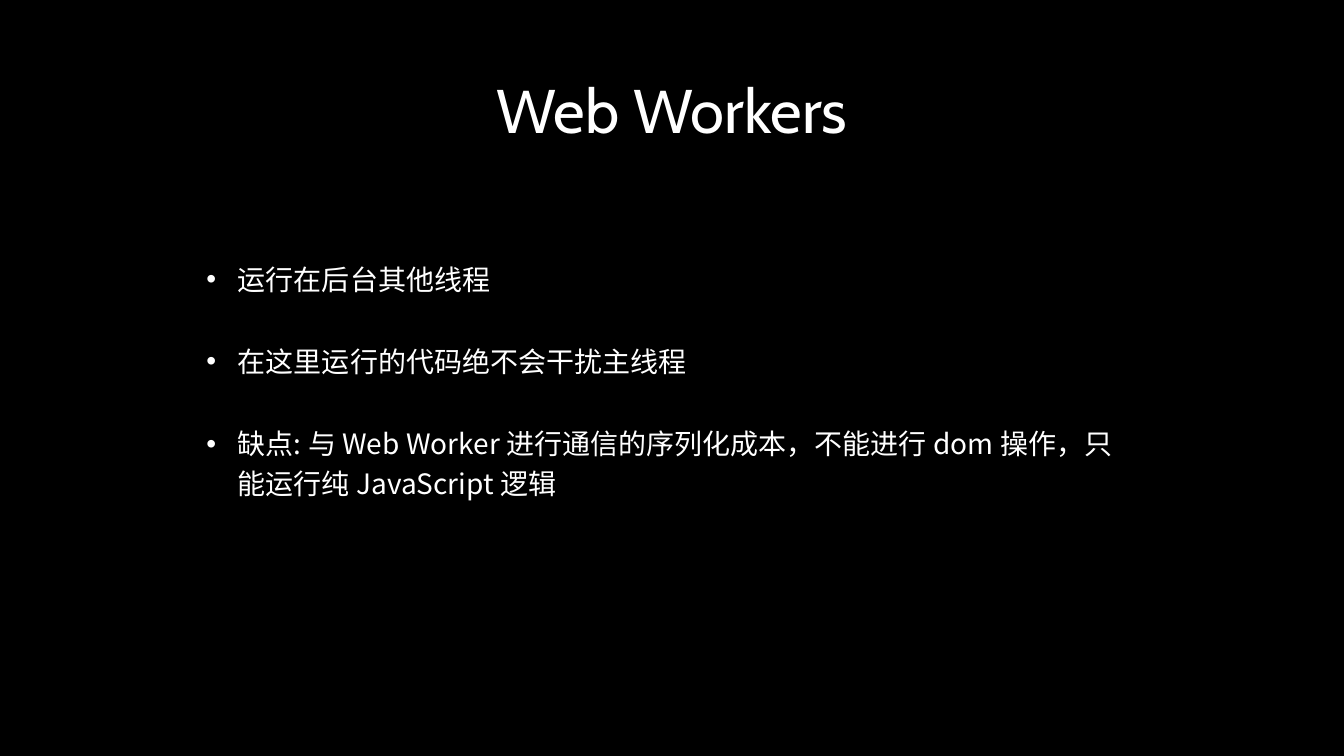
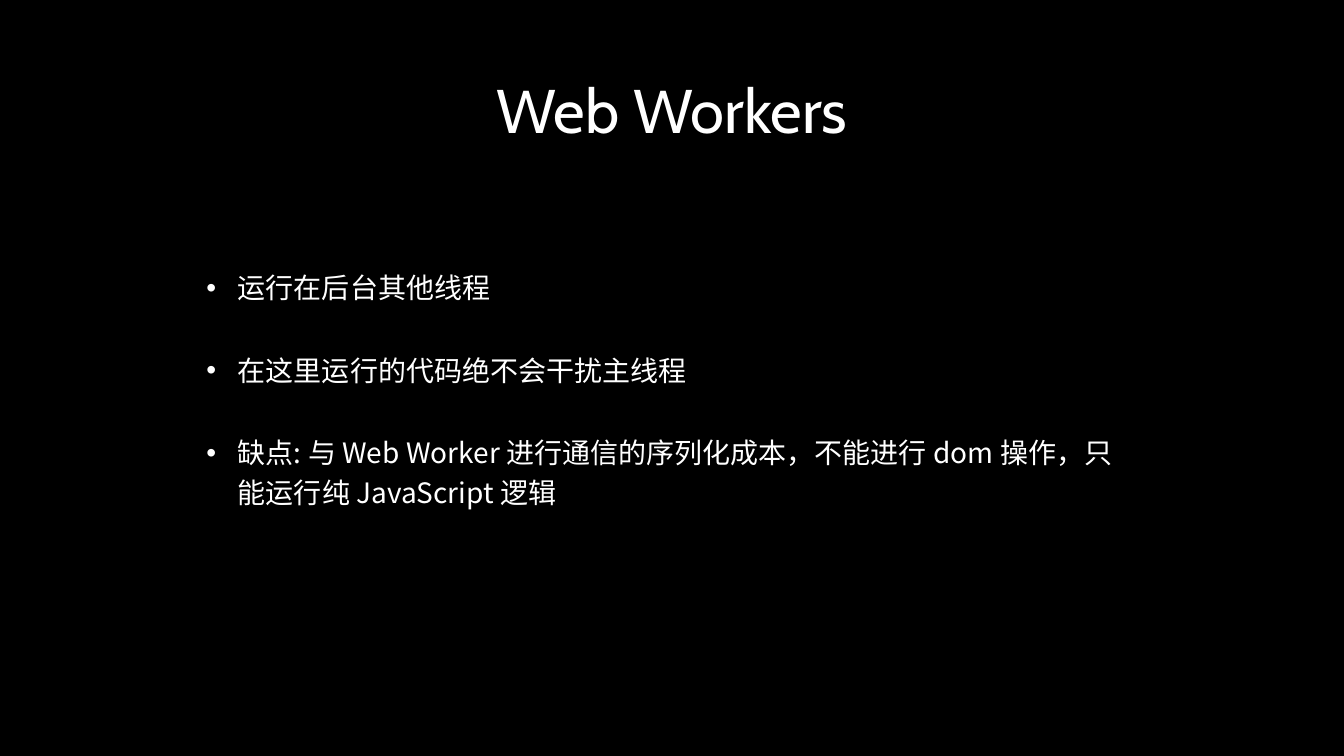
Before and after one commit to burningalive/learn-ts, a slide deck: slide 44 of Performance.pptx (slide 43 before the commit). Drawn at 1344x756 pixels with LibreOffice and Linux fonts; fonts in the diff are those of the drawing. Boxes give left, top, right and bottom in pixels: in the first picture for what was removed or moved away, otherwise in the second. Text is boxed around its words. In the diff, an @@ line names an element or a change of style, - is before the commit and + after.

```diff
--- a/Performance.pptx
+++ b/Performance.pptx
@@ text "运行在后台其他线程": place and size @@
-text "运行在后台其他线程" at [238, 266, 1112, 501]
+text "运行在后台其他线程" at [238, 274, 1112, 510]
```
Also in this commit, not shown: 4 other slides changed, 1 slide added, 10 other files.
